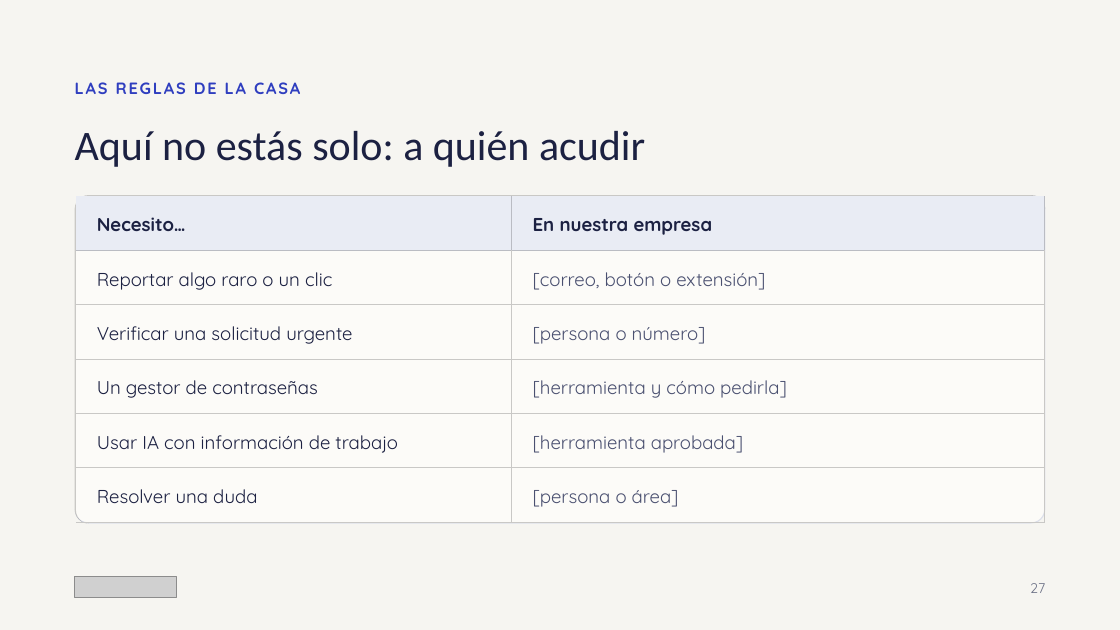
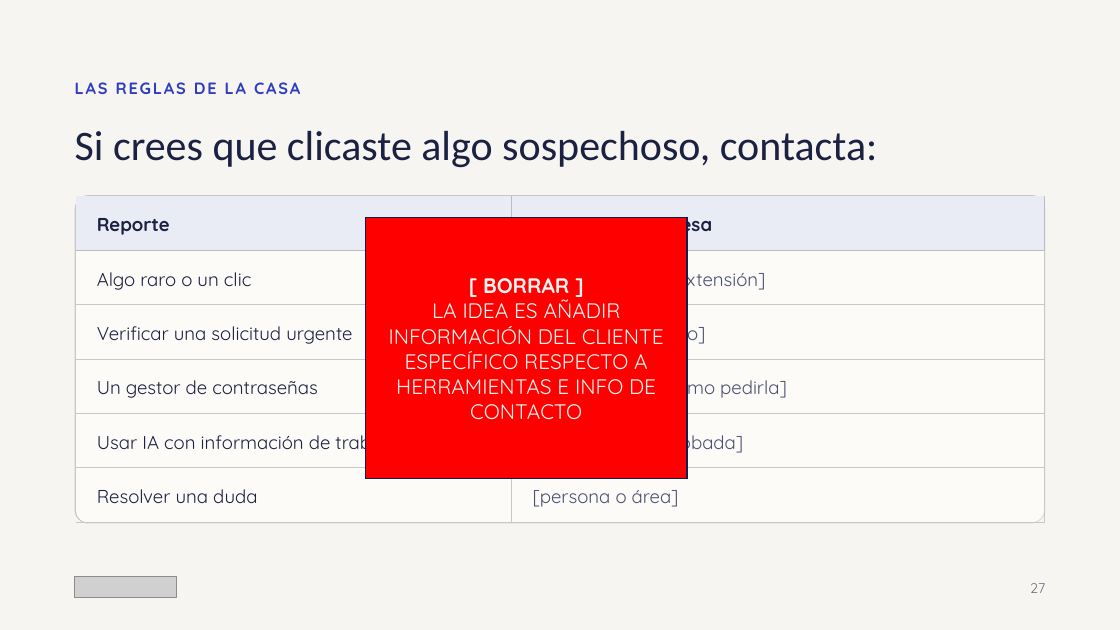
Before and after one commit to pralogy/claudecloudetemasgenerales, a slide deck: slide 20 of Ciberseguridad_sin_ansiedad.pptx (slide 23 before the commit). Drawn at 1120x630 pixels with LibreOffice and Linux fonts; fonts in the diff are those of the drawing; grey boxes stand for pictures. Boxes give left, top, right and bottom in pixels: in the first picture for what was removed or moved away, otherwise in the second. Text is boxed around its words. In the diff, an @@ line names an element or a change of style, - is before the commit and + after.

```diff
--- a/Ciberseguridad_sin_ansiedad.pptx
+++ b/Ciberseguridad_sin_ansiedad.pptx
@@ title at [75,131,878,168]: text changed @@
-Aquí no estás solo: a quién acudir
+Si crees que clicaste algo sospechoso, contacta:
@@ table at [76,197,1044,523] @@
-row 1, column 1: Necesito…
+row 1, column 1: Reporte
-row 2, column 1: Reportar algo raro o un clic
+row 2, column 1: Algo raro o un clic
@@ rectangle added at [365,218,687,479], fill #FF0000, outline #151B54 1 pt, 18 pt, text #F6F5F1 @@
+[ BORRAR ]
+LA IDEA ES AÑADIR INFORMACIÓN DEL CLIENTE ESPECÍFICO RESPECTO A HERRAMIENTAS E INFO DE CONTACTO
```
Also in this commit, not shown: 6 other slides changed, 2 slides added, 5 slides removed.
